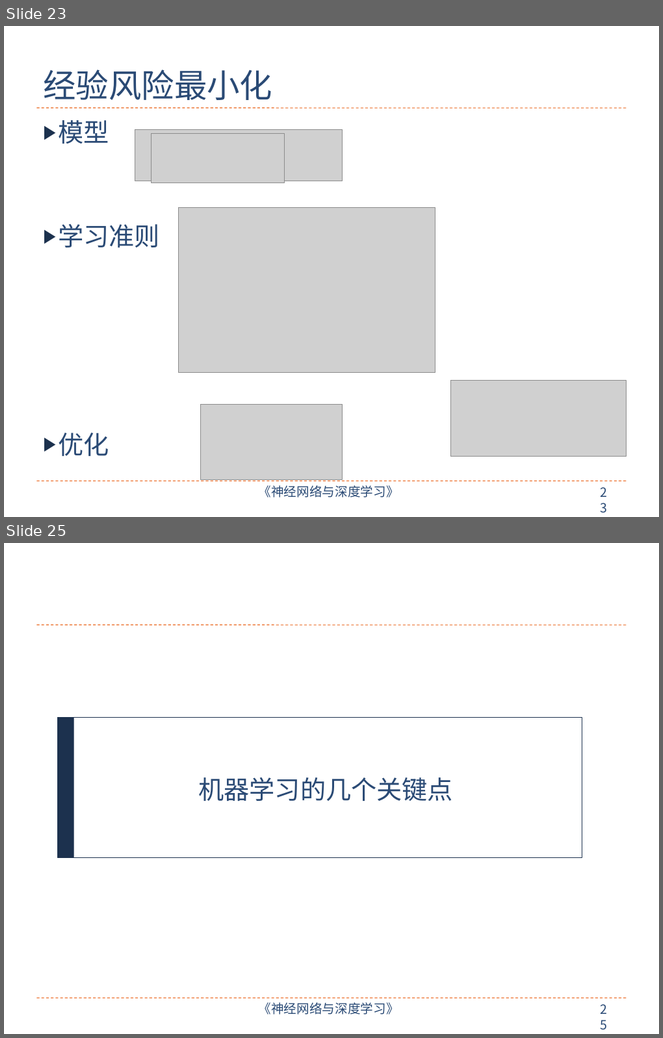
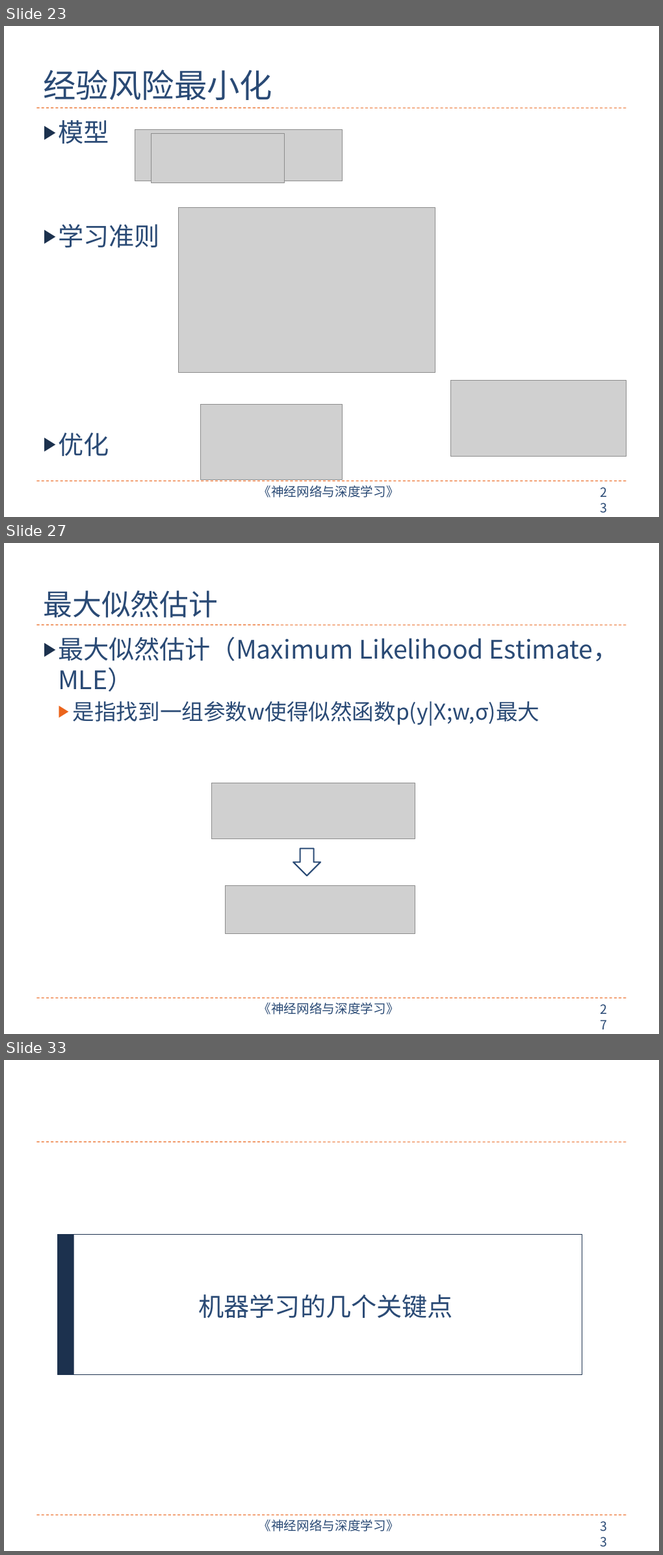
Before and after one commit to nndl/nndl.github.io, a slide deck: ppt/chap-机器学习概述.pptx. Shown one above the other, each under a label of ours: slides 23 and 25 before the commit, slides 23, 27 and 33 after it; the slides between them are not shown. The pictures are 663x1038 and 663x1555 pixels, drawn with LibreOffice and Linux fonts; fonts in the diff are those of the drawing; grey boxes stand for pictures. Boxes give left, top, right and bottom in pixels: in the first picture for what was removed or moved away, otherwise in the second. Text is boxed around its words. In the diff, an @@ line names an element or a change of style, - is before the commit and + after.

```diff
--- a/ppt/chap-机器学习概述.pptx
+++ b/ppt/chap-机器学习概述.pptx
@@ slide 27 added at (x1=4, y1=543, x2=659, y2=1034), background #FFFFFF; not listed: 4 template elements that a slide beside it also shows @@
@@ title added at (x1=43, y1=590, x2=218, y2=618), 32 pt, text #2A4A75 @@
+最大似然估计
@@ text added at (x1=58, y1=637, x2=619, y2=726), 28 pt, text #2A4A75 @@
+▶ 最大似然估计（Maximum Likelihood Estimate，MLE）
+  ▶ 是指找到一组参数w使得似然函数p(y|X;w,σ)最大
@@ picture added at (x1=212, y1=783, x2=415, y2=839) @@
@@ down arrow added at (x1=294, y1=849, x2=321, y2=876), fill #FFFFFF, outline #2A4A75 1.5 pt @@
@@ picture added at (x1=226, y1=886, x2=415, y2=934) @@
@@ what was slide 25 is now slide 33 @@
@@ page number at (x1=594, y1=1516, x2=621, y2=1538): text changed @@
-25
+33
```
Also in this commit, not shown: 5 slides changed, 9 other slides added, 1 slide removed.
